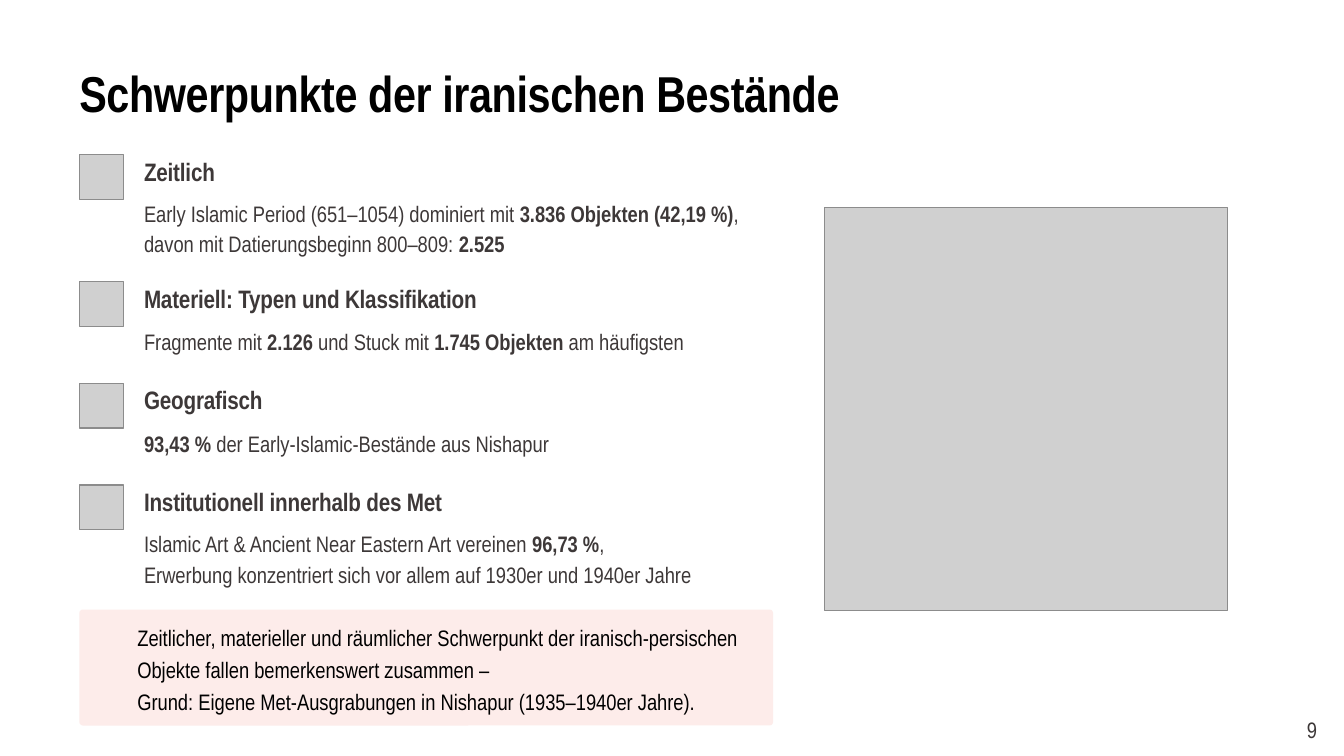
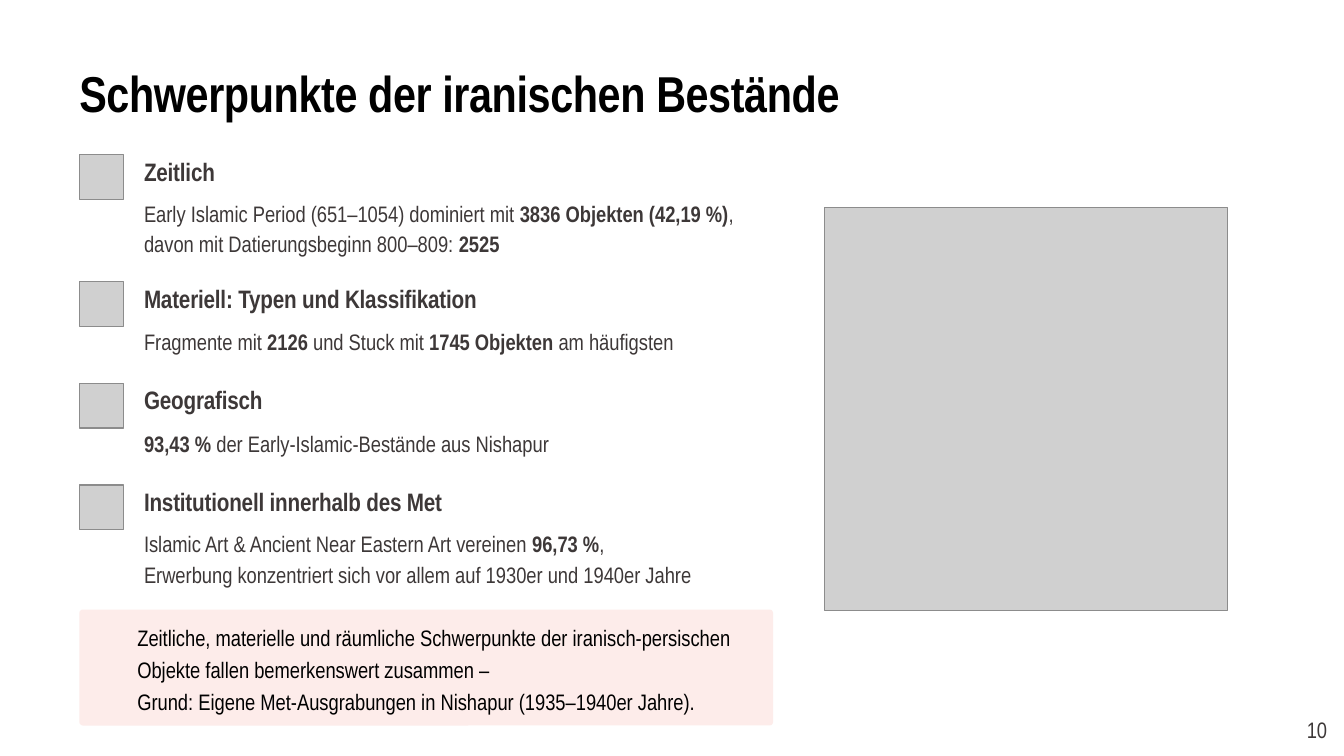
Before and after one commit to dr-dennis-theiss/met-iran-collection-analysis, a slide deck: slide 11 of presentation.pptx (slide 10 before the commit). Drawn at 1344x756 pixels with LibreOffice and Linux fonts; fonts in the diff are those of the drawing; grey boxes stand for pictures; background and template pictures are left out. Boxes give left, top, right and bottom in pixels: in the first picture for what was removed or moved away, otherwise in the second. Text is boxed around its words. In the diff, an @@ line names an element or a change of style, - is before the commit and + after.

```diff
--- a/presentation.pptx
+++ b/presentation.pptx
@@ text at [144, 205, 701, 257]: text changed @@
-Early Islamic Period (651–1054) dominiert mit 3.836 Objekten (42,19 %),
-davon mit Datierungsbeginn 800–809: 2.525
+Early Islamic Period (651–1054) dominiert mit 3836 Objekten (42,19 %),
+davon mit Datierungsbeginn 800–809: 2525
@@ text at [144, 333, 673, 355]: text changed @@
-Fragmente mit 2.126 und Stuck mit 1.745 Objekten am häufigsten
+Fragmente mit 2126 und Stuck mit 1745 Objekten am häufigsten
@@ text at [137, 629, 731, 683]: text changed @@
-Zeitlicher, materieller und räumlicher Schwerpunkt der iranisch-persischen Objekte fallen bemerkenswert zusammen –
+Zeitliche, materielle und räumliche Schwerpunkte der iranisch-persischen Objekte fallen bemerkenswert zusammen –
@@ text at [1307, 722, 1327, 738]: text changed @@
-9
+10
```
Also in this commit, not shown: 8 other slides changed, 1 slide added.
